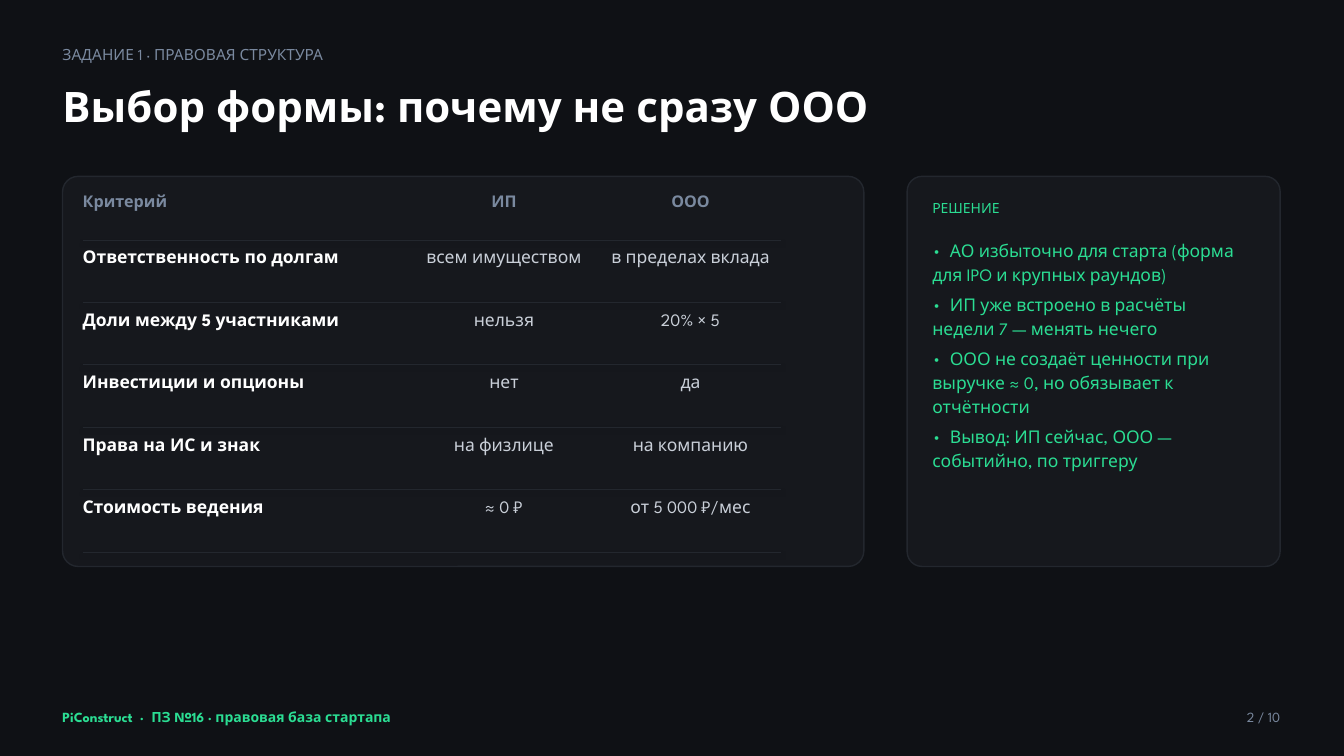
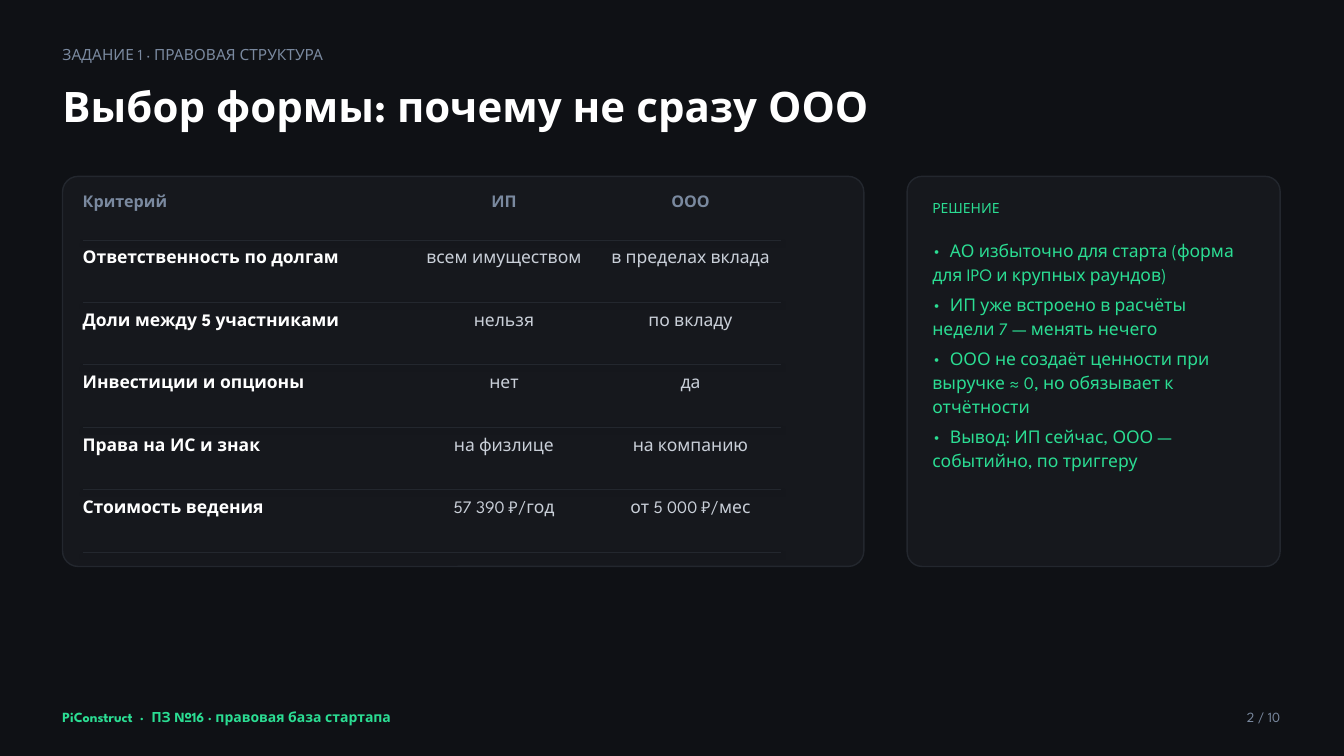
Before and after one commit to Eaglet12IQ/startup-team-1, a slide deck: slide 2 of READMEs/sem_7/week8/attachments/PiConstruct_Правовая_база.pptx. Drawn at 1344x756 pixels with LibreOffice and Linux fonts; fonts in the diff are those of the drawing. Boxes give left, top, right and bottom in pixels: in the first picture for what was removed or moved away, otherwise in the second. Text is boxed around its words. In the diff, an @@ line names an element or a change of style, - is before the commit and + after.

```diff
--- a/READMEs/sem_7/week8/attachments/PiConstruct_Правовая_база.pptx
+++ b/READMEs/sem_7/week8/attachments/PiConstruct_Правовая_база.pptx
@@ text at [648,316,732,330]: text changed @@
-20% × 5
+по вкладу
@@ text at [454,501,554,517]: text changed @@
-≈ 0 ₽
+57 390 ₽/год
```
Also in this commit, not shown: 8 other slides changed, 2 other files.
